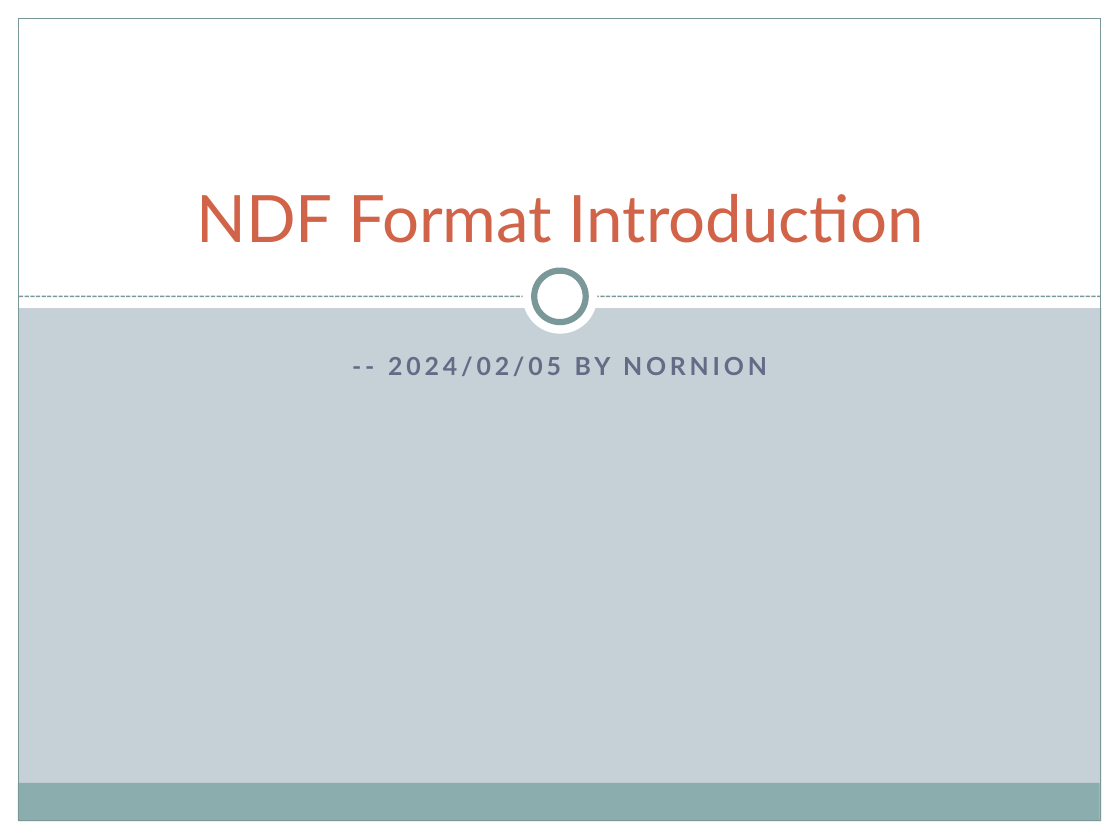
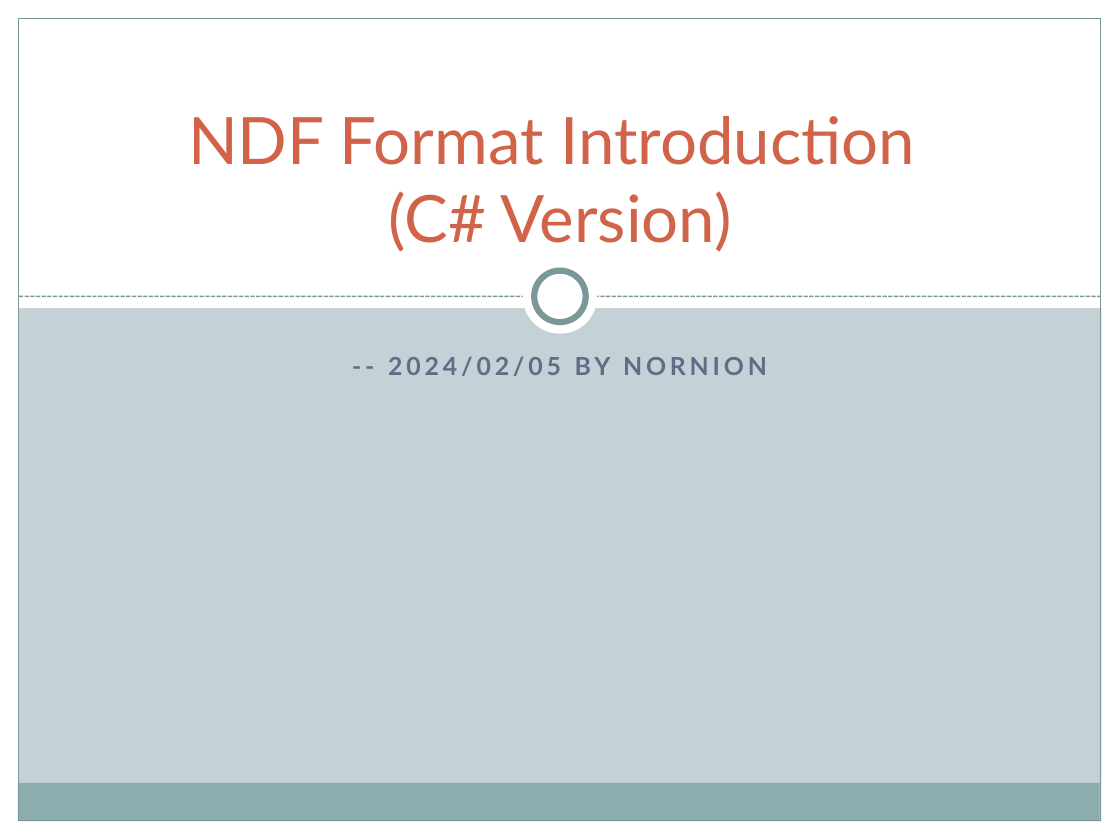
Before and after one commit to nornion/NDF_Format, a slide deck: slide 1 of NDF_Introduction.pptx. Drawn at 1120x840 pixels with LibreOffice and Linux fonts; fonts in the diff are those of the drawing. Boxes give left, top, right and bottom in pixels: in the first picture for what was removed or moved away, otherwise in the second. Text is boxed around its words. In the diff, an @@ line names an element or a change of style, - is before the commit and + after.

Commit message:
Updated NDF introduction slides.

```diff
--- a/NDF_Introduction.pptx
+++ b/NDF_Introduction.pptx
@@ title at [188, 116, 916, 252]: text changed @@
-NDF Format Introduction
+NDF Format Introduction
+(C# Version)
```
Also in this commit, not shown: 1 other slide changed, 6 slides added, 1 slide removed, 1 other file.
